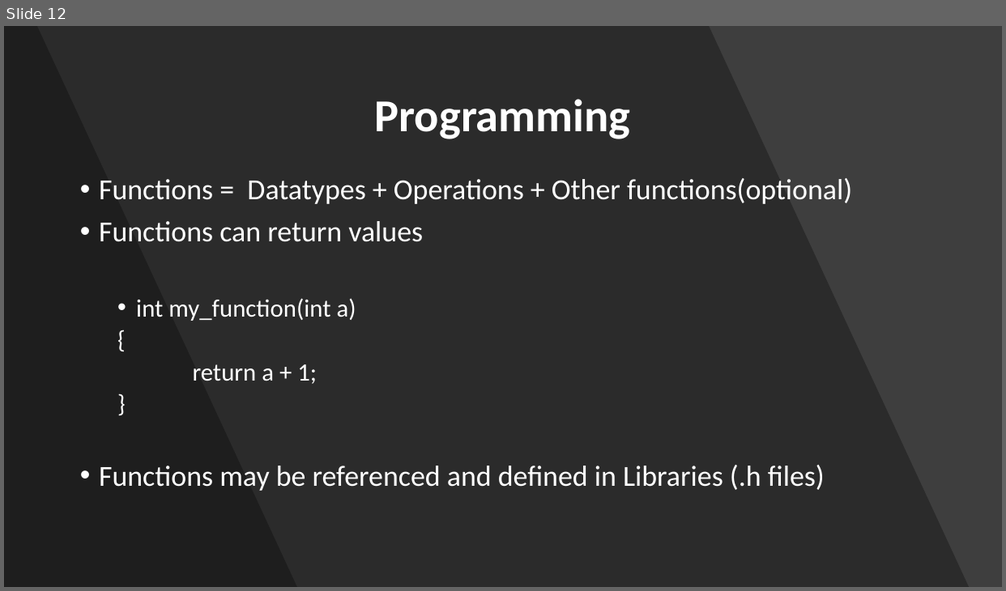
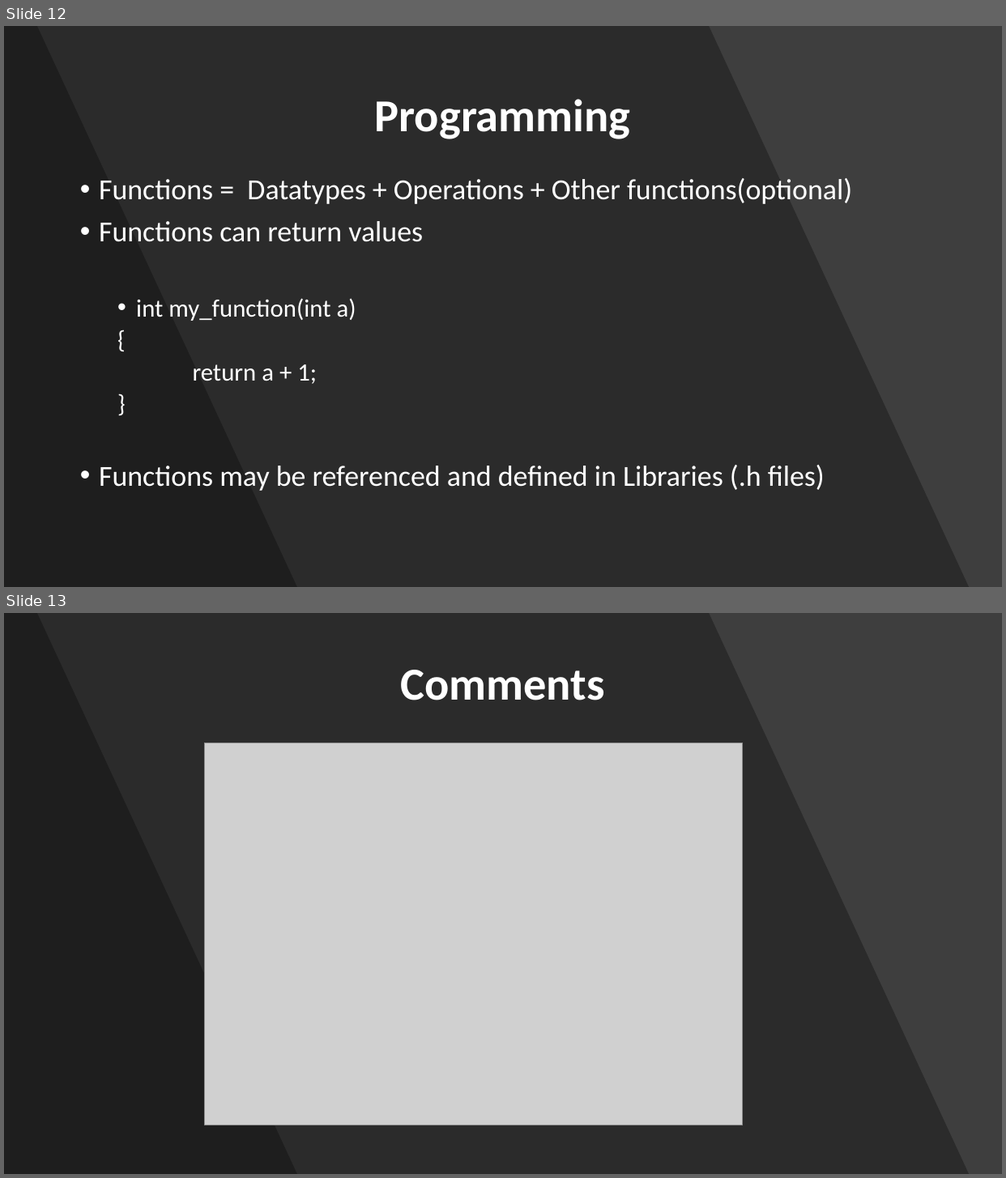
Before and after one commit to nico7/IoT-St-Pete, a slide deck: Meeting #1 Intro to Arduino/stpeteiot - meeting #1.pptx. Shown one above the other, each under a label of ours: slide 12 before the commit, slides 12 and 13 after it. The pictures are 1006x591 and 1006x1178 pixels, drawn with LibreOffice and Linux fonts; fonts in the diff are those of the drawing; grey boxes stand for pictures. Boxes give left, top, right and bottom in pixels: in the first picture for what was removed or moved away, otherwise in the second. Text is boxed around its words. In the diff, an @@ line names an element or a change of style, - is before the commit and + after.

```diff
--- a/Meeting #1 Intro to Arduino/stpeteiot - meeting #1.pptx
+++ b/Meeting #1 Intro to Arduino/stpeteiot - meeting #1.pptx
@@ slide 13 added at [4,613,1002,1174], background #454545 @@
@@ rectangle added at [4,613,1002,1174], fill #000000 at 9% opacity @@
@@ freeform shape added at [4,613,969,1174], fill #000000 at 30% opacity @@
@@ freeform shape added at [4,613,297,1174], fill #000000 at 30% opacity @@
@@ title added at [400,670,604,700], 44 pt, text #FFFFFF, bold @@
+Comments
@@ picture added at [205,743,742,1126] @@
```
Also in this commit, not shown: 1 slide changed, 2 other slides added.
